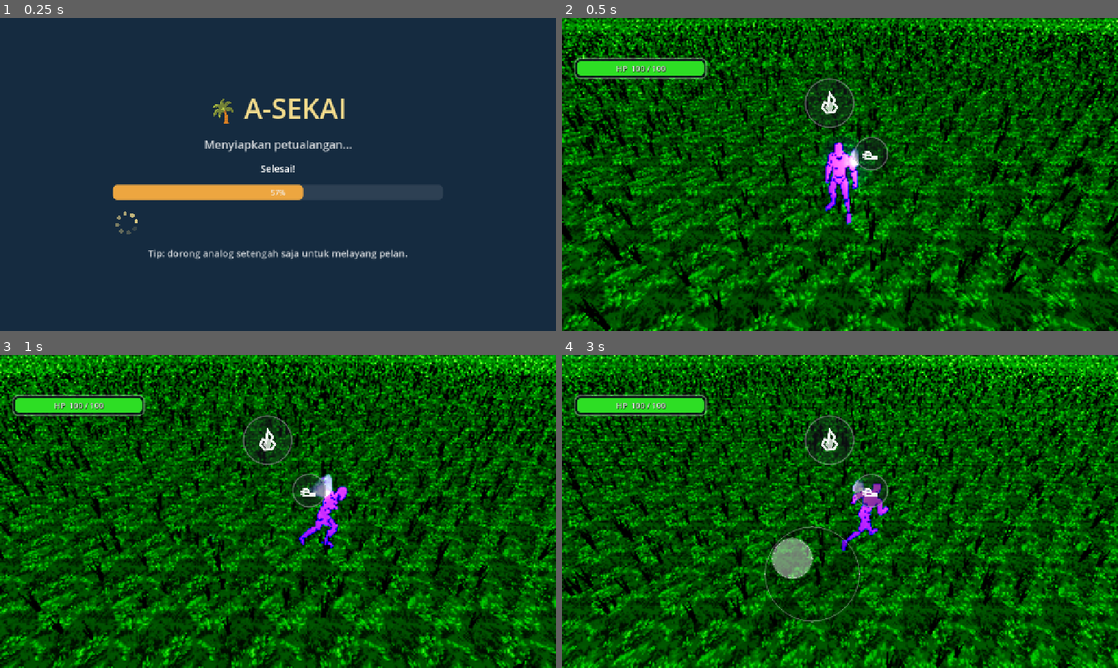
Above: before the commit, frames 1-4 (two rows, left to right).
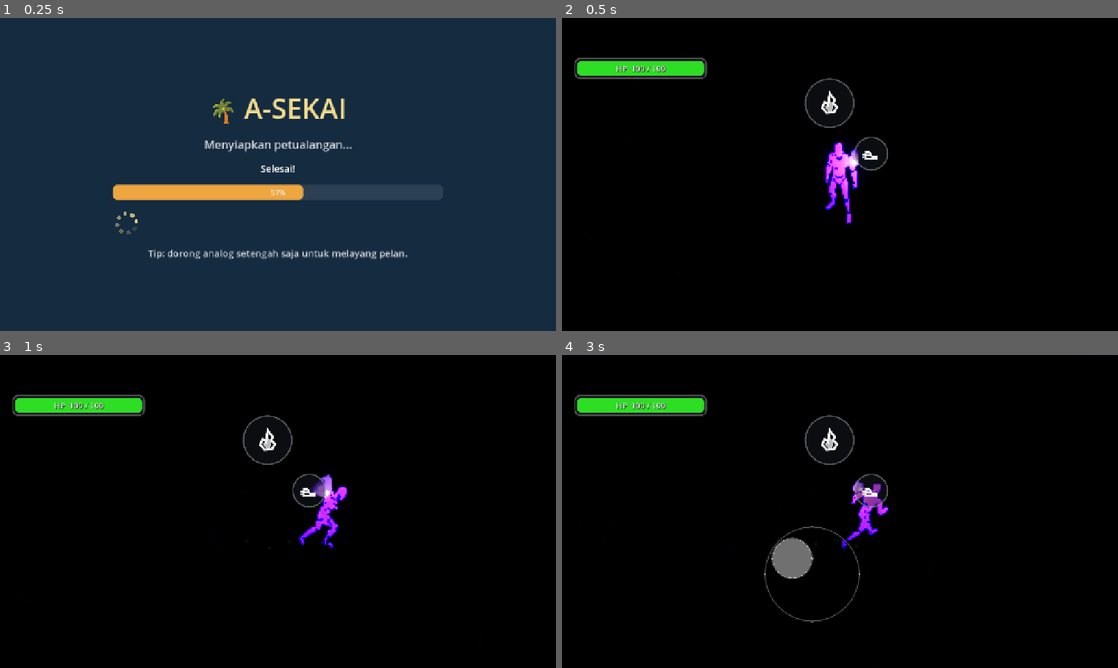
Above: after the commit, the same moments.

Repository: KyokoApp/Unity
Game: Godot game, scene res://packs/core_scripts/game_root.tscn
The game is run twice, just before and just after one commit, with the same random seed, the same clock (stepped at 60 frames per second) and the same inputs. This scene is started directly instead of the project's main scene. Sound files missing from this copy of the repository are replaced by a short silence.
Inputs (mouse positions are in pixels of both pictures, inside the frame that each line leads up to):
- Up to frame 1 (0.25 s): no input
- Up to frame 2 (0.5 s): no input
- Up to frame 3 (1 s): move the mouse to (400, 495) at 0.52 s; hold Right (ui_right) from 0.53 s (still down); click (400, 495) at 0.67 s
- Up to frame 4 (3 s): release Right (ui_right) at 1.25 s; drag from (728, 527) to (812, 574) at 1.27 s; move the mouse to (895, 442) at 2.02 s; hold Right (ui_right) 2.03-2.75 s; drag from (812, 574) to (673, 464) at 2.77 s

Frame 1 is identical in both runs. In frame 2, 87% of the frame differs, in the area x 0-100%, y 0-100%; in frame 3, 88%; in frame 4, 88%.

Commit message:
Rumput dipertebal ~4.7x + tanah jadi hijau tua polos (permintaan user)
- Tanah (_make_ground_material): tekstur foto rumput + noise petak dua-
  corak DIHAPUS, diganti warna solid hijau tua (ground_color, dipakai
  polos di land_col) — user: 'tanah ubah jadi hijau tua polos'. Blend
  pasir/laut di tepi pulau tak berubah (masih pakai land_col yg baru ini
  sbg titik awal campurannya).
- Kepadatan rumput 3D per chunk dinaikkan 900->4200 instance (~1.9/m² jadi
  ~8.7/m²) — user: 'kurang tebel harus bener2 tebel nutupin tanah'. Lebar
  tiap helai jg dinaikkan sedikit (0.065->0.085) biar celah antar rumpun
  makin tersamar. Krn area yg dirender dibatasi radius chunk di sekitar
  pemain (bukan seluruh pulau, lihat commit chunk-streaming sblmnya),
  kepadatan setinggi ini tetap terjangkau drpd kalau harus ditanggung
  seluruh dunia terbuka.

Co-authored-by: arena-agent <297053741+arena-agent@users.noreply.github.com>

Diff:
--- a/project/packs/world_terrain/world.gd
+++ b/project/packs/world_terrain/world.gd
@@ -27,7 +27,6 @@
 const Materials := preload("res://packs/shaders_materials/materials.gd")
 const SKY_SHADER := preload("res://packs/shaders_materials/sky.gdshader")
 const GRASS_SHADER := preload("res://packs/shaders_materials/grass_blade.gdshader")
-const DETAIL_GRASS_TEX := preload("res://packs/shaders_materials/textures/detail_grass.jpg")
 const WALL_SYSTEM := preload("res://packs/world_terrain/wall_system.gd")
 const IslandShape := preload("res://packs/world_terrain/island_shape.gd")
 
@@ -85,7 +84,14 @@
 # tak kelihatan nge-pop, PERSIS spt referensi (optimization_by_distance +
 # smoothstep di grass.gdshaderinc mrk) walau implementasi detailnya beda.
 const GRASS_CHUNK_SIZE := 22.0
-const GRASS_CHUNK_INSTANCES := 900
+# PERMINTAAN USER (ronde ini): "kurang tebel, harus bener2 tebel nutupin
+# tanah" — dinaikkan ~4.7x dr percobaan chunk streaming pertama (900,
+# ~1.9 rumpun/m², ternyata jauh lbh jarang drpd sistem lama sblm di-chunk)
+# jadi ~8.7 rumpun/m², SEDIKIT lebih padat dr rekor terpadat sebelumnya
+# (~6.7/m² di sistem "wrap around player" yg sudah dihapus) — kali ini
+# amanteap krn area yg dirender dibatasi radius chunk (bukan seluruh
+# pulau), jadi kepadatan tinggi tak sebanding mahal dgn dunia terbuka penuh.
+const GRASS_CHUNK_INSTANCES := 4200
 const GRASS_RENDER_RADIUS_CHUNKS := 2   # persegi (2*r+1)^2 petak selalu berusaha dimuat
 const GRASS_UNLOAD_RADIUS_CHUNKS := 3   # histeresis: dibongkar hanya kalau LEBIH jauh dr ini
 const GRASS_CHUNK_BUILD_PER_FRAME := 2  # cegah hentakan frame saat byk petak baru sekaligus
@@ -147,12 +153,12 @@
 	add_child(body)
 	_build_grass()
 
-## Lantai RUMPUT LEBAT (ronde-46 bag. C — ganti dari grid biru-putih ala
-## blueprint sebelumnya). Tekstur foto rumput (`detail_grass.jpg`, sudah ada
-## di aset) di-tile di ruang-dunia (bukan UV lokal mesh) supaya polanya diam
-## di tempat walau bidang menyentak mengikuti pemain; ditambah noise petak
-## skala-besar (2 corak hijau) biar tak terasa monoton berulang, lalu diberi
-## shading toon 2-tingkat senada dgn gaya seluruh game.
+## Lantai tanah (ronde-46 bag. C — ganti dari grid biru-putih ala blueprint
+## sebelumnya). PERMINTAAN USER (ronde ini): warna diganti HIJAU TUA POLOS
+## (dulu tekstur foto rumput + noise petak dua-corak, dianggap "ramai"/
+## bersaing visual dgn tuft 3D di atasnya skrg yg sudah jauh lebih tebal) —
+## cuma warna solid senada, diberi shading toon 2-tingkat spt gaya seluruh
+## game, rumput 3D chunk streaming yg kasih semua detail/tekstur visualnya.
 ##
 ## BAG. C LANJUTAN (permintaan user: "pulau 12km, bukan bulat bukan kotak,
 ## dikelilingi laut"): shader yg SAMA ini (mesh tanah tetap SATU bidang
@@ -168,19 +174,12 @@
 	sh.code = """
 shader_type spatial;
 render_mode cull_back, depth_draw_opaque;
-uniform sampler2D grass_tex : filter_linear_mipmap, repeat_enable;
-// PERBAIKAN (laporan user: rumput 3D tuft di sekitar pemain kelihatan
-// terang normal, tapi begitu lewat radius muat petak rumput jadi HITAM
-// PEKAT kayak jurang — bukan bug culling/posisi spt dikira sebelumnya,
-// ternyata cuma tanah DATAR ini (dipakai di LUAR area tuft 3D) albedo-nya
-// jauh lebih gelap drpd material rumput 3D (grass_blade.gdshader) di bawah
-// pencahayaan malam yg sama -> beda kecerahan ~3-4x, kelihatan spt tebing
-// tajam di batas radius rumput. tint_a/tint_b & pengali dinaikkan supaya
-// kecerahan tanah datar SEPADAN dgn tuft 3D, jurang gelapnya hilang.
-uniform vec3 tint_a : source_color = vec3(0.17, 0.36, 0.16);  // corak gelap
-uniform vec3 tint_b : source_color = vec3(0.26, 0.48, 0.21);  // corak terang
-uniform float tex_scale = 0.35;    // kerapatan ulang tekstur foto (per meter)
-uniform float patch_scale = 0.02;  // skala noise petak corak besar
+// PERMINTAAN USER (ronde ini): tanah jadi HIJAU TUA POLOS (bukan lagi
+// tekstur foto rumput + noise petak dua-corak) — rumput 3D tuft chunk
+// streaming yg SKRG jauh lebih tebal (world.gd GRASS_CHUNK_INSTANCES) yg
+// bertugas kasih detail/tekstur visual; tanah di baliknya cukup warna
+// solid senada spy menyatu, bukan malah "ramai" bersaing dgn tuft di atas.
+uniform vec3 ground_color : source_color = vec3(0.05, 0.16, 0.06);
 uniform float shadow_tint : hint_range(0.0, 1.0) = 0.50;
 uniform float mid_tint : hint_range(0.0, 1.0) = 0.82;
 // --- Pulau/laut (IslandShape, disalin manual dr island_shape.gd) ---
@@ -222,10 +221,7 @@
 void vertex() { wp = (MODEL_MATRIX * vec4(VERTEX, 1.0)).xyz; }
 
 void fragment() {
-	vec3 tex = texture(grass_tex, wp.xz * tex_scale).rgb;
-	float patch = gnoise(wp.xz * patch_scale);
-	vec3 tint = mix(tint_a, tint_b, patch);
-	vec3 land_col = tex * tint * 3.0;
+	vec3 land_col = ground_color;
 
 	float wf = water_factor(wp.xz);
 	// riak air sederhana & MURAH (2 lapis noise digeser TIME, bukan
@@ -252,7 +248,6 @@
 }
 """
 	mat.shader = sh
-	mat.set_shader_parameter("grass_tex", DETAIL_GRASS_TEX)
 	return mat
 
 ## Tumpuk rumput 3D dekat pemain (MultiMesh, 1 draw call) — bag. "lebat" dari
@@ -371,7 +366,9 @@
 	var st := SurfaceTool.new()
 	st.begin(Mesh.PRIMITIVE_TRIANGLES)
 	var h := 0.46
-	var w := 0.065
+	# Lebar dinaikkan sedikit (permintaan "bener2 tebel nutupin tanah") biar
+	# celah antar rumpun makin tersamar sekalipun kepadatan sudah dinaikkan.
+	var w := 0.085
 	var lean := 0.10
 	const BLADE_N := 5
 	for i in range(BLADE_N):
